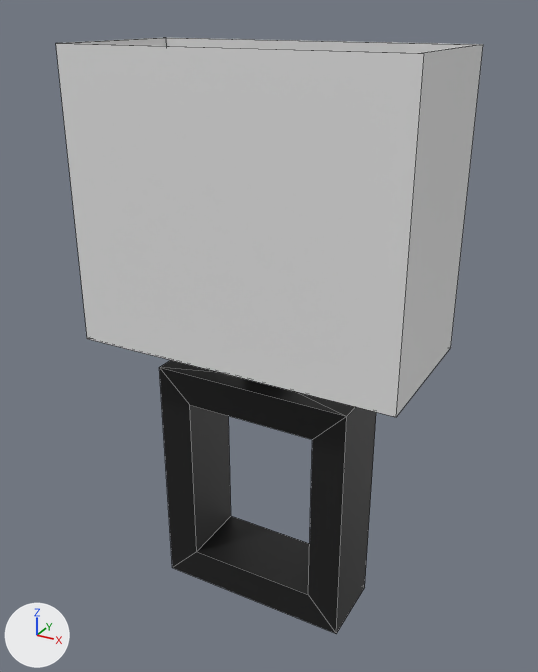
The FBX model I have no time VR/Assets/01_IHaveNoTimeVr/04_Modelos3D/Lampara.fbx, before and after one commit.
Both versions are drawn from a camera (50 mm lens) standing at (1.26, -2.27, 2.3) and looking at (0.0, 0.02, 1.15). Lighting does not change. The marker at lower left points along +X, +Y and +Z. Mesh edges are drawn as thin lines.

The older version as bpy lines, for what is in view:
```python
me_cube_007 = bpy.data.meshes.new('Cube.007')
me_cube_007.from_pydata(...)  # 24 vertices, 24 faces; spans x -0.402..0.402, y -0.15..0.15, z 0.0..1.189
me_cube_007.materials.append(mat_mat_lamapra_base)  # black #141414
me_cube_008 = bpy.data.meshes.new('Cube.008')
me_cube_008.from_pydata(...)  # 16 vertices, 16 faces; spans x -0.626..0.626, y -0.297..0.297, z 1.133..2.195
me_cube_008.materials.append(mat_mat_lampara_pantalla)  # white #e7e7e7
ob_lamapra_base = bpy.data.objects.new('Lamapra_base', me_cube_007)
ob_lamapra_base.location = (0.0, 0.0, 0.0)
ob_lamapra_pantalla = bpy.data.objects.new('Lamapra_pantalla', me_cube_008)
ob_lamapra_pantalla.location = (0.0, 0.0, 0.0)
```
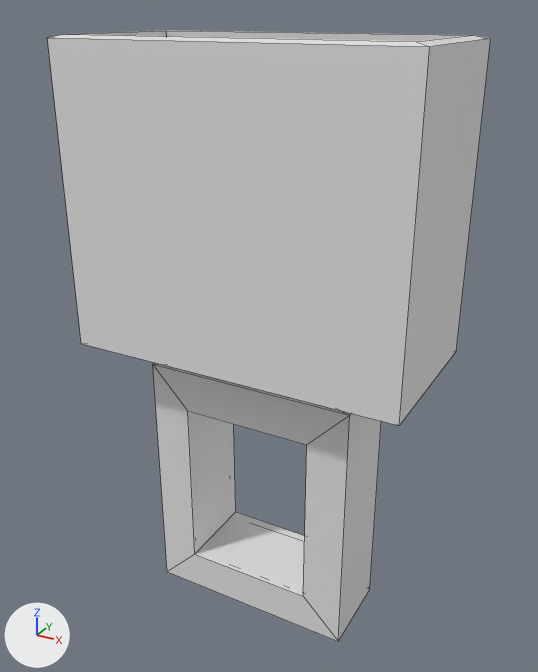
Scene script edits in JSON lines:
```json
{"op": "add", "block": "mat_mat_outline", "code": ["mat_mat_outline = principled_material('Mat_Outline')", "mat_mat_outline.base_color = (0.8, 0.8, 0.8)  # white #e7e7e7", "mat_mat_outline.roughness = 0.4"]}
{"block": "me_cube_008", "where": "# used by ob_lamapra_pantalla; location = (0.0, 0.0, 0.0)"}
{"op": "remove", "block": "me_cube_008", "code": "me_cube_008.from_pydata(...)  # 16 vertices, 16 faces; spans x -0.626..0.626, y -0.297..0.297, z 1.133..2.195"}
{"op": "add", "block": "me_cube_008", "code": "me_cube_008.from_pydata(...)  # 32 vertices, 32 faces; spans x -0.643..0.643, y -0.314..0.314, z 1.106..2.222"}
{"block": "me_cube_008", "change": "me_cube_008 part 1: a new loose piece of 16 vertices spanning x -0.643..0.643, y -0.314..0.314, z 1.106..2.222, in mat_mat_outline (white #e7e7e7)"}
{"op": "add", "block": "me_cube_008", "code": "me_cube_008.materials.append(mat_mat_outline)  # white #e7e7e7"}
{"block": "me_cube_007", "where": "# used by ob_lamapra_base; location = (0.0, 0.0, 0.0)"}
{"op": "remove", "block": "me_cube_007", "code": "me_cube_007.from_pydata(...)  # 24 vertices, 24 faces; spans x -0.402..0.402, y -0.15..0.15, z 0.0..1.189"}
{"op": "add", "block": "me_cube_007", "code": "me_cube_007.from_pydata(...)  # 48 vertices, 48 faces; spans x -0.419..0.419, y -0.17..0.17, z -0.017..1.206"}
{"block": "me_cube_007", "change": "me_cube_007 part 2: a new loose piece of 24 vertices spanning x -0.419..0.419, y -0.17..0.17, z -0.017..1.206, in mat_mat_outline (white #e7e7e7)"}
{"op": "add", "block": "me_cube_007", "code": "me_cube_007.materials.append(mat_mat_outline)  # white #e7e7e7"}
```

Changed parts and their boxes (x1, y1, x2, y2) in the pictures (538 x 672 px):
```json
{"object": "Lamapra_pantalla", "change": "reshaped", "before": [56, 38, 483, 417], "after": [47, 30, 491, 426]}
{"object": "Lamapra_base", "change": "reshaped", "before": [159, 360, 376, 634], "after": [153, 363, 381, 641]}
{"part": 1, "of": "me_cube_008", "change": "added", "after": [47, 30, 491, 426]}
{"part": 2, "of": "me_cube_007", "change": "added", "after": [153, 363, 381, 641]}
```
